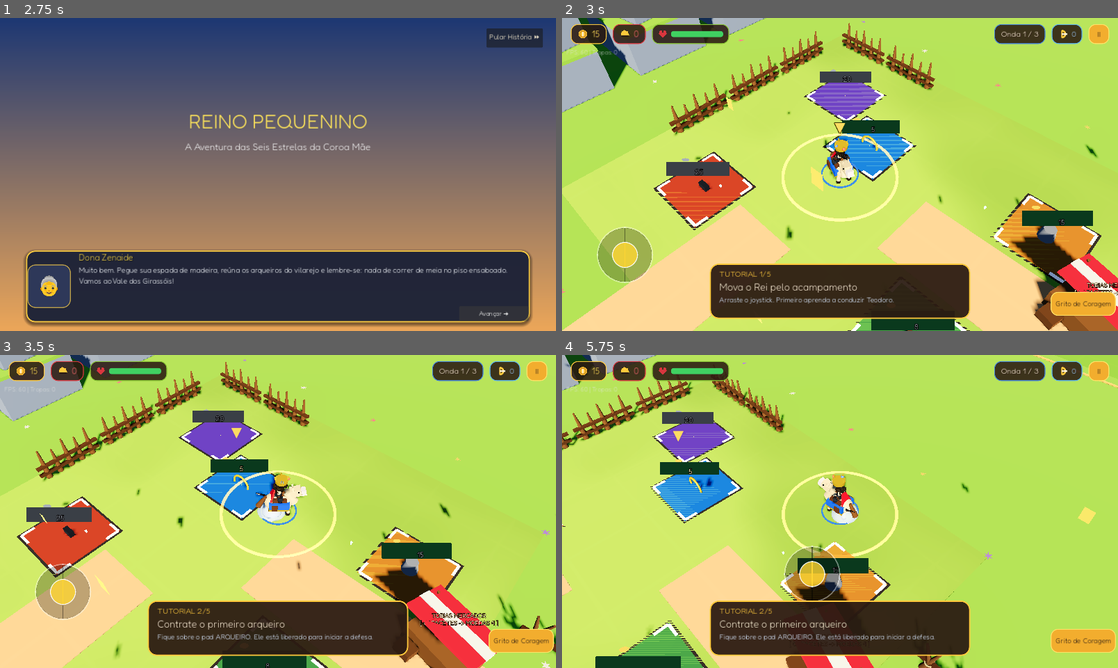
Above: before the commit, frames 1-4 (two rows, left to right).
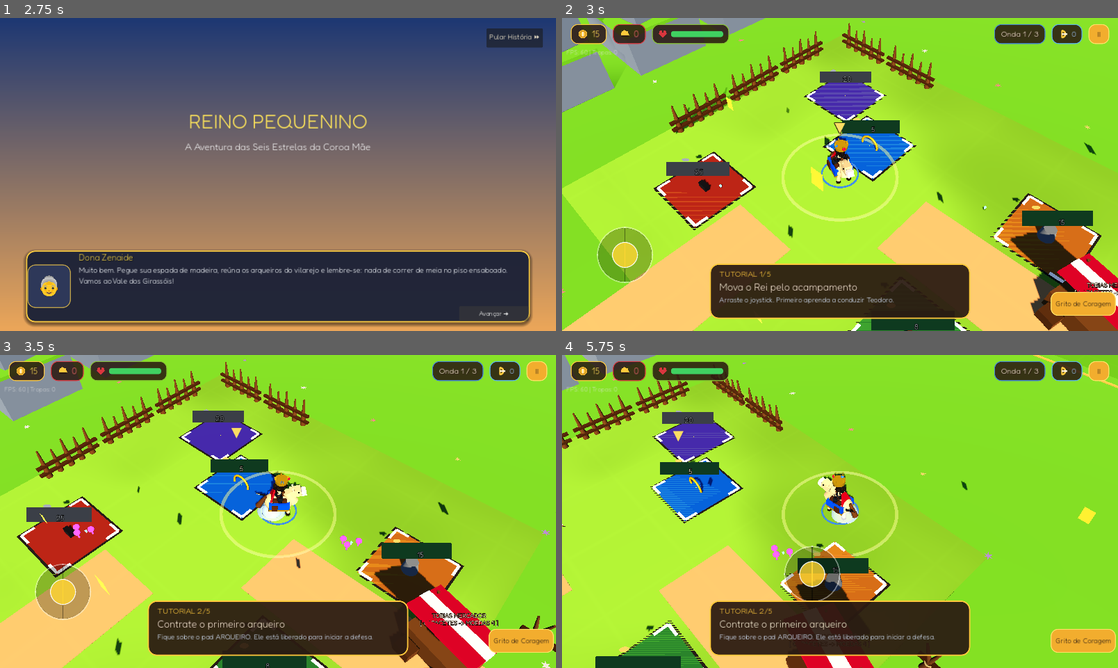
Above: after the commit, the same moments.

Repository: JonathasHenrique/reino-pequenino
Game: Godot game, scene res://scenes/ui/MainMenu.tscn
The game is run twice, just before and just after one commit, with the same random seed, the same clock (stepped at 60 frames per second) and the same inputs.
Inputs (mouse positions are in pixels of both pictures, inside the frame that each line leads up to):
- Up to frame 1 (2.75 s): click "INICIAR JORNADA" at 0.5 s; click "Pular História ⏩" at 1.25 s; click "Avançar ➔" at 2 s
- Up to frame 2 (3 s): tap Enter at 2.75 s; move the mouse to (962, 158) at 2.77 s; hold Right (ui_right) from 2.78 s (still down); click (962, 158) at 2.92 s
- Up to frame 3 (3.5 s): keep holding Right (ui_right); tap Space at 3.02 s
- Up to frame 4 (5.75 s): release Right (ui_right) at 3.5 s; drag from (728, 527) to (812, 574) at 3.52 s; move the mouse to (895, 442) at 4.27 s; hold Right (ui_right) 4.28-5 s; drag from (812, 574) to (673, 464) at 5.02 s

Frame 1 is identical in both runs. In frame 2, 82% of the frame differs, in the area x 0-100%, y 0-100%; in frame 3, 82%; in frame 4, 84%.
Error in both runs: Cannot call method 'set_input_as_handled' on a null value. (res://scripts/ui/DialogueBox.gd:53)

Commit message:
Reduz draw calls pela metade (fusão de malhas, glow e sombra) e move o portão para vão livre

Diff:
--- a/scenes/stages/StageMain.tscn
+++ b/scenes/stages/StageMain.tscn
@@ -71,7 +71,7 @@
 ambient_light_sky_contribution = 0.3
 tonemap_mode = 3
 tonemap_exposure = 0.82
-glow_enabled = true
+glow_enabled = false
 glow_normalized = true
 glow_intensity = 0.12
 glow_bloom = 0.02
@@ -101,8 +101,8 @@
 light_color = Color(1, 0.89, 0.69, 1)
 light_energy = 0.92
 shadow_enabled = true
-directional_shadow_mode = 2
-directional_shadow_max_distance = 38.0
+directional_shadow_mode = 0
+directional_shadow_max_distance = 26.0
 directional_shadow_blend_splits = true
 shadow_bias = 0.03
 shadow_normal_bias = 1.5
--- a/scripts/core/StageMain.gd
+++ b/scripts/core/StageMain.gd
@@ -30,9 +30,9 @@
 	{"pos": Vector3(10.5, 0, -4.25), "rot_y": 1.571},
 	{"pos": Vector3(10.5, 0, 4.25), "rot_y": 1.571},
 	{"pos": Vector3(6.25, 0, 8.5), "rot_y": 0.0},
-	{"pos": Vector3(-2.25, 0, 8.5), "rot_y": 0.0},
 	{"pos": Vector3(-6.5, 0, 4.25), "rot_y": 1.571},
-	{"pos": Vector3(-6.5, 0, -4.25), "rot_y": 1.571}
+	{"pos": Vector3(-6.5, 0, -4.25), "rot_y": 1.571},
+	{"pos": Vector3(-2.25, 0, 8.5), "rot_y": 0.0}
 ]
 var active_palisades: Array = []
 
@@ -82,6 +82,21 @@
 	_start_interactive_tutorial_if_needed()
 	get_tree().create_timer(0.2).timeout.connect(func():
 		print("[PERF] FPS Alvo: 60 | Objetos no Frame: %d | Draw Calls: %d" % [
+			RenderingServer.get_rendering_info(RenderingServer.RENDERING_INFO_TOTAL_OBJECTS_IN_FRAME),
+			RenderingServer.get_rendering_info(RenderingServer.RENDERING_INFO_TOTAL_DRAW_CALLS_IN_FRAME)
+		])
+	)
+	# Depois que o estilo toon do cenário é aplicado (diferido), funde as malhas estáticas.
+	get_tree().create_timer(0.35).timeout.connect(_optimize_static_geometry)
+
+func _optimize_static_geometry() -> void:
+	var merger = load("res://scripts/core/StaticMeshMerger.gd")
+	for scenery_name in ["DioramaScenery"]:
+		var scenery := get_node_or_null(scenery_name) as Node3D
+		if scenery:
+			merger.merge_subtree(scenery, ["Label3D"])
+	get_tree().create_timer(0.4).timeout.connect(func():
+		print("[PERF] Pós-fusão: Objetos no Frame: %d | Draw Calls: %d" % [
 			RenderingServer.get_rendering_info(RenderingServer.RENDERING_INFO_TOTAL_OBJECTS_IN_FRAME),
 			RenderingServer.get_rendering_info(RenderingServer.RENDERING_INFO_TOTAL_DRAW_CALLS_IN_FRAME)
 		])
@@ -206,6 +221,9 @@
 		b.global_position = Vector3(-6.5, 0, -4.5)
 		Art.pop_in(b)
 		Art.dust_puff(self, b.global_position, 18)
+		var bvisuals := b.get_node_or_null("Visuals") as Node3D
+		if bvisuals:
+			load("res://scripts/core/StaticMeshMerger.gd").merge_subtree(bvisuals, ["Label3D"])
 
 func _spawn_forge() -> void:
 	if forge_built:
@@ -218,6 +236,9 @@
 		f.global_position = Vector3(-6.5, 0, 4.5)
 		Art.pop_in(f)
 		Art.dust_puff(self, f.global_position, 18)
+		var fvisuals := f.get_node_or_null("Visuals") as Node3D
+		if fvisuals:
+			load("res://scripts/core/StaticMeshMerger.gd").merge_subtree(fvisuals, ["Label3D"])
 
 func _spawn_archer() -> void:
 	if GameState.active_troops.size() >= MAX_ARCHERS:
--- /dev/null
+++ b/scripts/core/StaticMeshMerger.gd
@@ -0,0 +1,72 @@
+extends RefCounted
+
+# StaticMeshMerger.gd - Funde malhas estáticas em poucos draw calls.
+# Agrupa por material e gera uma única malha por grupo. Usado só em cenário
+# decorativo (sem script de animação), nunca em personagens ou peças interativas.
+
+static func merge_subtree(root: Node3D, exclude_names: Array = [], keep_shadows: bool = false) -> int:
+	if root == null or not root.is_inside_tree():
+		return 0
+	var items: Array = []
+	_collect(root, root, exclude_names, items)
+	if items.size() < 2:
+		return 0
+
+	var groups: Dictionary = {}
+	for item in items:
+		var mi: MeshInstance3D = item["node"]
+		var mesh: Mesh = mi.mesh
+		for surface in range(mesh.get_surface_count()):
+			var material: Material = mi.get_active_material(surface)
+			if material == null:
+				material = mesh.surface_get_material(surface)
+			var key: int = material.get_instance_id() if material != null else 0
+			if not groups.has(key):
+				groups[key] = {"material": material, "parts": []}
+			groups[key]["parts"].append({
+				"mesh": mesh,
+				"surface": surface,
+				"transform": root.global_transform.affine_inverse() * mi.global_transform,
+			})
+
+	if groups.size() == 0:
+		return 0
+
+	var removed := 0
+	for key in groups:
+		var group: Dictionary = groups[key]
+		var st := SurfaceTool.new()
+		st.begin(Mesh.PRIMITIVE_TRIANGLES)
+		var appended := false
+		for part in group["parts"]:
+			st.append_from(part["mesh"], int(part["surface"]), part["transform"])
+			appended = true
+		if not appended:
+			continue
+		var merged: ArrayMesh = st.commit()
+		if merged == null:
+			continue
+		var out := MeshInstance3D.new()
+		out.name = "Merged_" + str(removed)
+		out.mesh = merged
+		out.material_override = group["material"]
+		out.cast_shadow = GeometryInstance3D.SHADOW_CASTING_SETTING_ON if keep_shadows else GeometryInstance3D.SHADOW_CASTING_SETTING_OFF
+		root.add_child(out)
+		removed += 1
+
+	for item in items:
+		var mi: MeshInstance3D = item["node"]
+		mi.visible = false
+
+	return items.size() - groups.size()
+
+static func _collect(root: Node3D, node: Node, exclude_names: Array, out: Array) -> void:
+	for child in node.get_children():
+		if exclude_names.has(str(child.name)):
+			continue
+		if child is MeshInstance3D:
+			var mi := child as MeshInstance3D
+			if mi.mesh != null and mi.mesh.get_surface_count() > 0:
+				out.append({"node": mi})
+		if child.get_child_count() > 0:
+			_collect(root, child, exclude_names, out)
--- a/scripts/entities/Gate.gd
+++ b/scripts/entities/Gate.gd
@@ -24,9 +24,13 @@
 var close_timer: float = 0.0
 var is_open: bool = false
 var door_tween: Tween
+var wood_mat: StandardMaterial3D
+var wood_dark_mat: StandardMaterial3D
 
 func _ready() -> void:
 	current_hp = max_hp
+	wood_mat = _wood(WOOD_COLOR)
+	wood_dark_mat = _wood(WOOD_DARK)
 	add_to_group("palisades")
 	_build_side_walls()
 	_build_door()
@@ -63,7 +67,7 @@
 			cyl.bottom_radius = 0.16
 			cyl.height = 2.0
 			log.mesh = cyl
-			log.material_override = _wood(WOOD_COLOR)
+			log.material_override = wood_mat
 			log.position = Vector3(-1.5 + i * 0.75, 1.0, 0.0)
 			body.add_child(log)
 		for y in [0.45, 1.6]:
@@ -71,9 +75,10 @@
 			var bm := BoxMesh.new()
 			bm.size = Vector3(3.5, 0.18, 0.25)
 			beam.mesh = bm
-			beam.material_override = _wood(WOOD_DARK)
+			beam.material_override = wood_dark_mat
 			beam.position = Vector3(0, y, 0)
 			body.add_child(beam)
+		load("res://scripts/core/StaticMeshMerger.gd").merge_subtree(body)
 
 func _build_door() -> void:
 	# Bloqueio para inimigos (camada 2): fica sempre ativo, mesmo com a porta aberta.
--- a/scripts/entities/Palisade.gd
+++ b/scripts/entities/Palisade.gd
@@ -24,6 +24,10 @@
 	# Barra de vida 3D limpa e moderna que só aparece quando sofre dano
 	health_bar = HealthBar3D.create(self, 2.1, 1.8, Color(0.35, 0.85, 0.30), false)
 	_update_ui()
+	# Funde os troncos/vigas (estáticos) numa só malha por material.
+	var visuals := get_node_or_null("Visuals") as Node3D
+	if visuals:
+		load("res://scripts/core/StaticMeshMerger.gd").merge_subtree(visuals)
 
 func take_damage(amount: int) -> void:
 	if not alive:
--- a/scripts/entities/PurchasePad.gd
+++ b/scripts/entities/PurchasePad.gd
@@ -41,6 +41,10 @@
 		cost_label_3d.font = UI_FONT
 	_setup_pad_visuals()
 	_update_ui()
+	# Cantos decorativos são estáticos: funde as 8 hastes numa só malha.
+	var brackets := get_node_or_null("CornerBrackets") as Node3D
+	if brackets:
+		load("res://scripts/core/StaticMeshMerger.gd").merge_subtree(brackets)
 	body_entered.connect(_on_body_entered)
 	body_exited.connect(_on_body_exited)
 	GameState.coins_changed.connect(func(_c): _update_ui())
